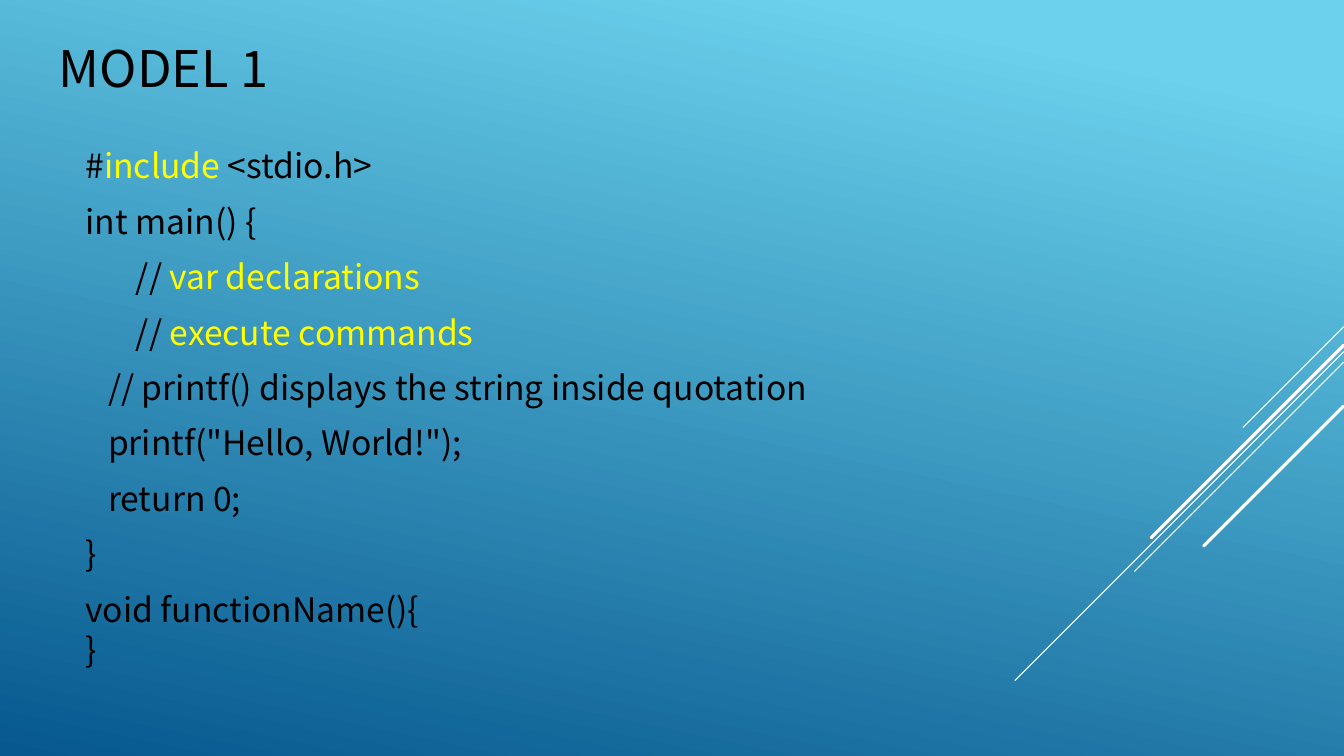
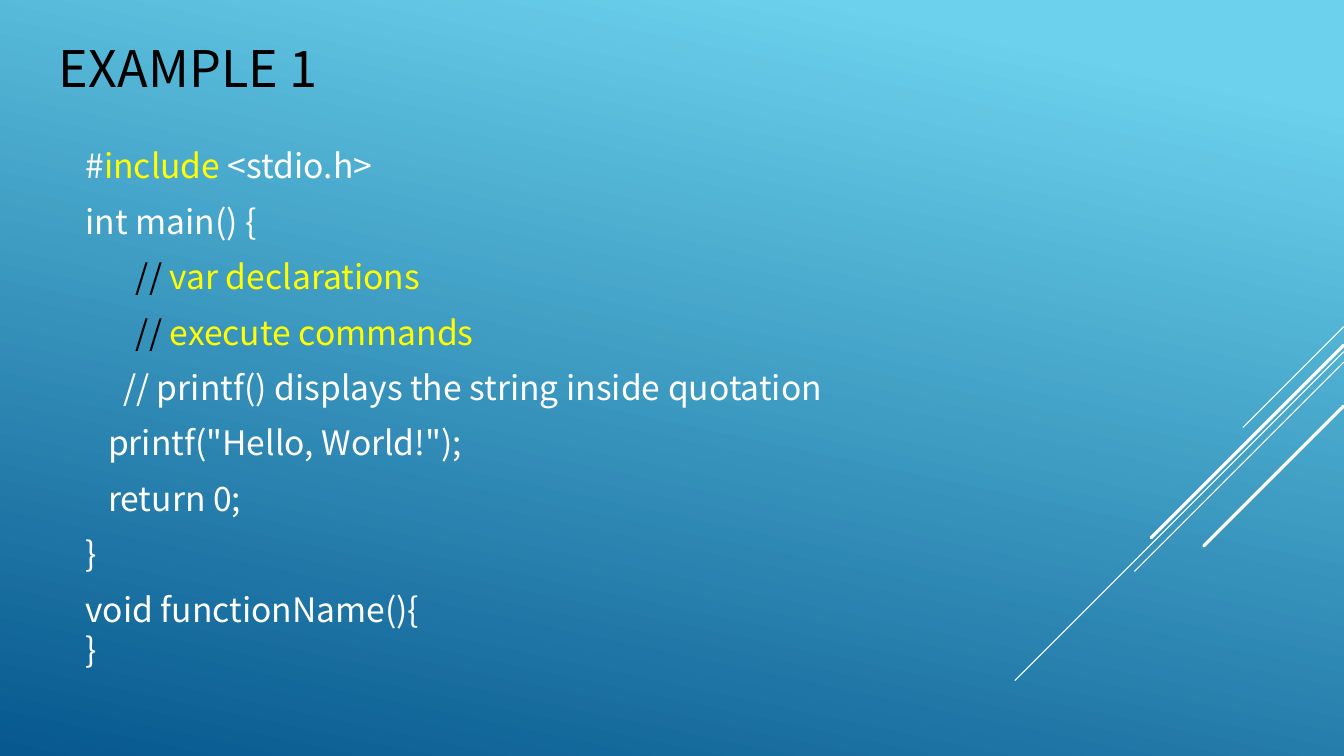
Before and after one commit to yckoincgu/C_Programming, a slide deck: slide 16 of 0910/C01_introduction.odp. Drawn at 1344x756 pixels with LibreOffice and Linux fonts; fonts in the diff are those of the drawing. Boxes give left, top, right and bottom in pixels: in the first picture for what was removed or moved away, otherwise in the second. Text is boxed around its words. In the diff, an @@ line names an element or a change of style, - is before the commit and + after.

```diff
--- a/0910/C01_introduction.odp
+++ b/0910/C01_introduction.odp
@@ title at (x1=59, y1=50, x2=317, y2=87): text changed @@
-MODEL 1
+EXAMPLE 1
@@ text at (x1=86, y1=151, x2=822, y2=629): text colour #000000 to #FFFFFF in "#include <stdio.h>", "int main() {", "// printf() displays the string inside quotation", "printf("Hello, World!");" and 3 more places @@
```
Also in this commit, not shown: 14 other slides changed, 1 other file.
